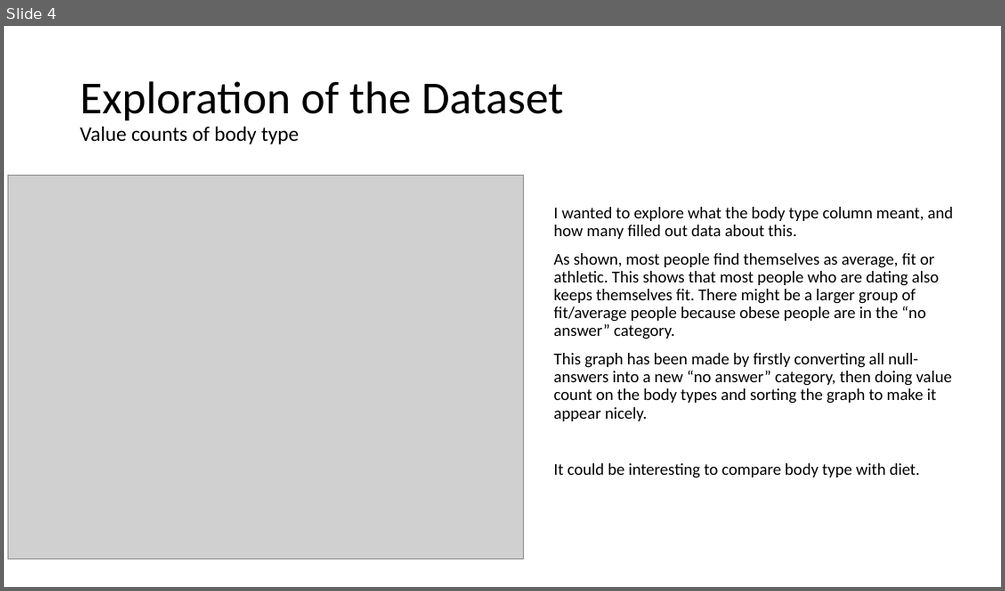
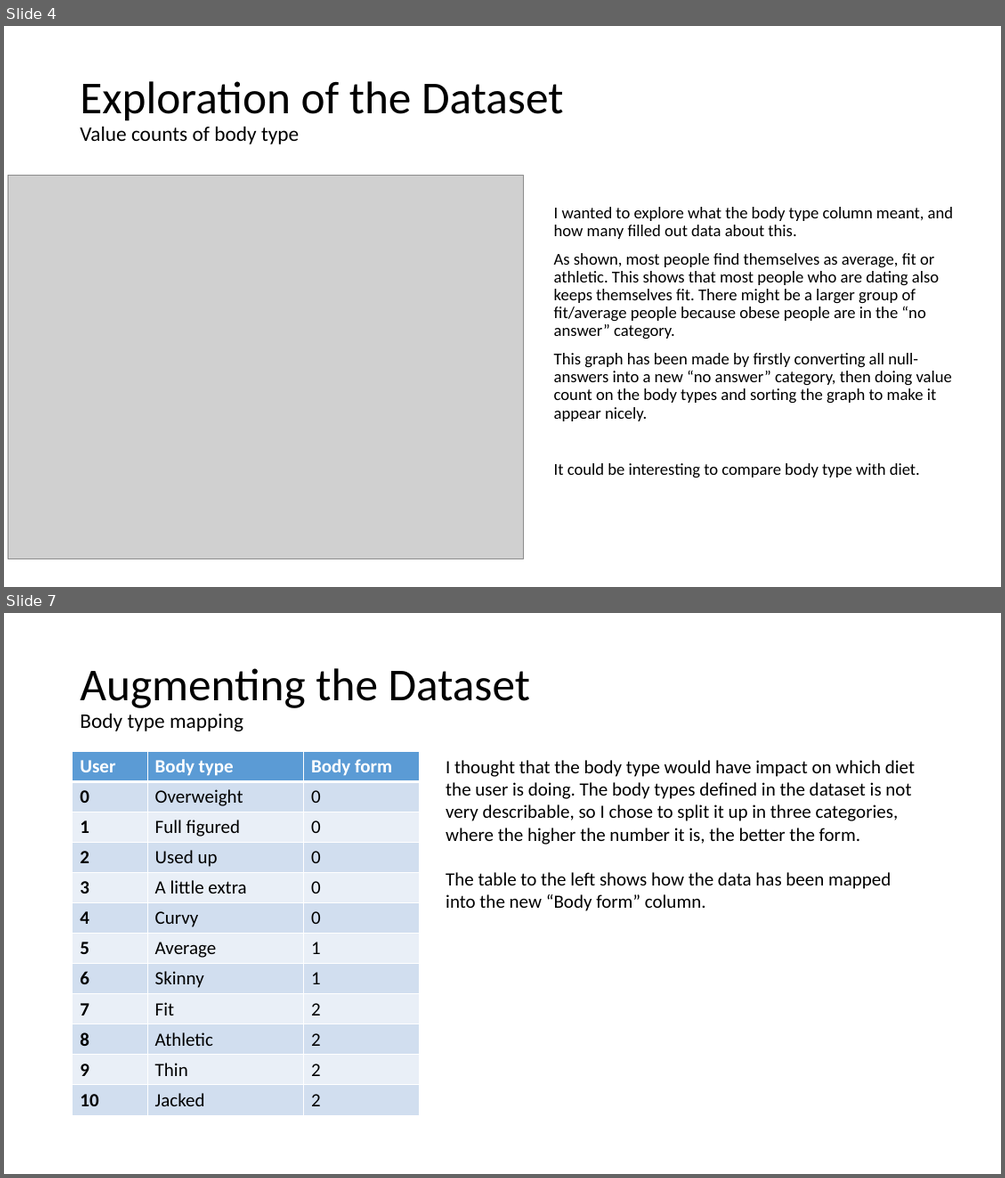
Before and after one commit to JacobHonore/Codecademy-Date-A-Scientist, a slide deck: Presentation.pptx. Shown one above the other, each under a label of ours: slide 4 before the commit, slides 4 and 7 after it; the slides between them are not shown. The pictures are 1005x591 and 1005x1178 pixels, drawn with LibreOffice and Linux fonts; fonts in the diff are those of the drawing; grey boxes stand for pictures. Boxes give left, top, right and bottom in pixels: in the first picture for what was removed or moved away, otherwise in the second. Text is boxed around its words. In the diff, an @@ line names an element or a change of style, - is before the commit and + after.

Commit message:
Map religion and body type data into new coloumns

```diff
--- a/Presentation.pptx
+++ b/Presentation.pptx
@@ slide 7 added at (4,613,1001,1174), background #FFFFFF @@
@@ title added at (80,668,530,731), 44 pt, text #000000 @@
+Augmenting the Dataset
+Body type mapping
@@ table added at (73,751,420,1116), 12 rows, 3 columns @@
+User | Body type | Body form
+0 | Overweight | 0
+1 | Full figured | 0
+2 | Used up | 0
+3 | A little extra | 0
+4 | Curvy | 0
+5 | Average | 1
+6 | Skinny | 1
+7 | Fit | 2
+8 | Athletic | 2
+9 | Thin | 2
+10 | Jacked | 2
@@ text added at (445,760,914,911), 18 pt, text #000000 @@
+I thought that the body type would have impact on which diet the user is doing. The body types defined in the dataset is not very describable, so I chose to split it up in three categories, where the higher the number it is, the better the form.
+The table to the left shows how the data has been mapped into the new “Body form” column.
```
Also in this commit, not shown: 1 slide changed, 2 other slides added, 1 other file.
